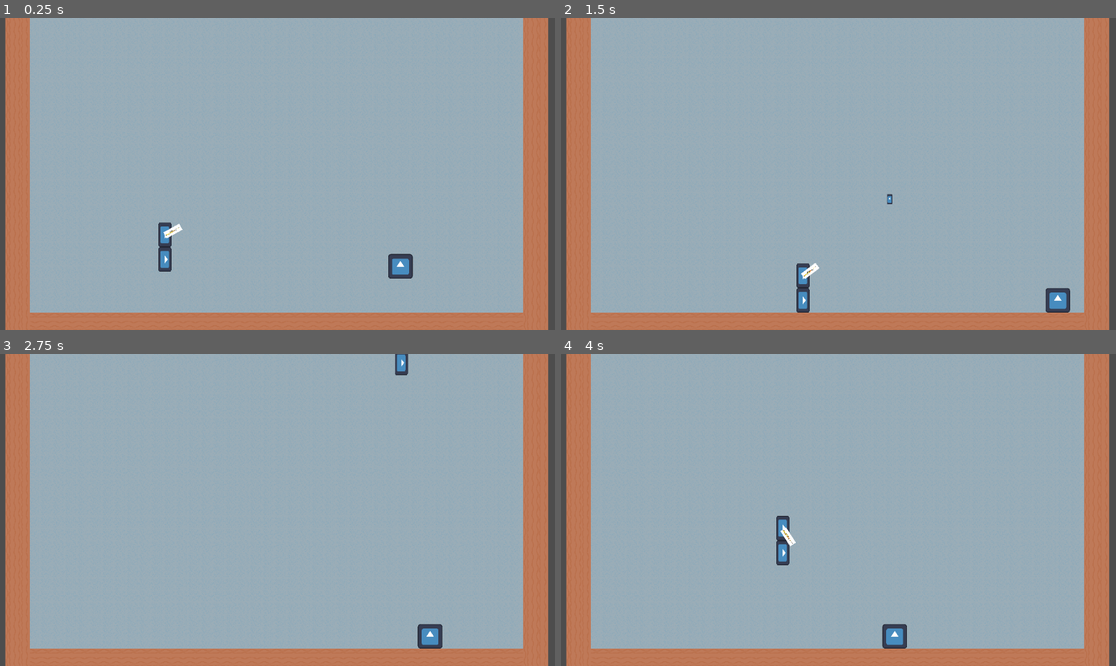
Above: before the commit, frames 1-4 (two rows, left to right).
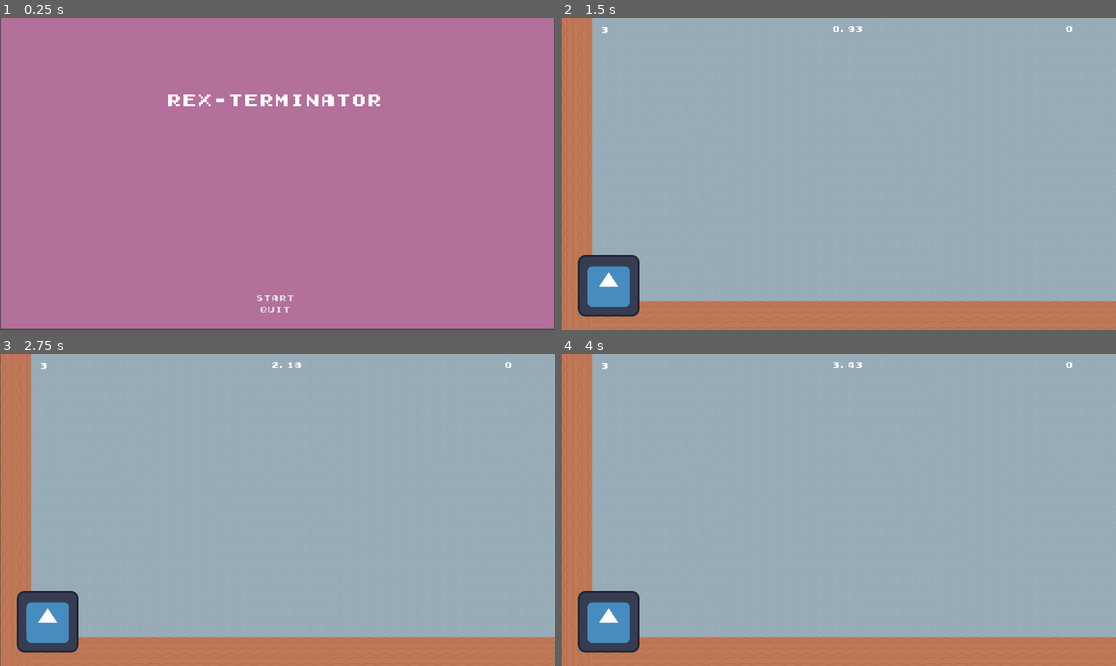
Above: after the commit, the same moments.

Repository: deruitda/ludum-dare-56
Game: Godot game, scene res://scenes/core/main.tscn
Same seed, same stepped clock (60 frames per second), same inputs: the game is played once before the commit and once after it. Before the commit the project starts from res://andrew_scene.tscn. The engine's default icon, where the game draws it, is replaced by a stand-in: a white triangle on a blue panel in a dark square.
Inputs (mouse positions are in pixels of both pictures, inside the frame that each line leads up to):
- Up to frame 1 (0.25 s): no input
- Up to frame 2 (1.5 s): click (838, 298) at 0.5 s, where only the run after the commit has a clickable "Start"; move the mouse to (960, 158) at 1.27 s; hold D (move_right) from 1.28 s (still down); click (960, 158) at 1.35 s
- Up to frame 3 (2.75 s): keep holding D (move_right); tap Space (jump) at 1.52, 2.27 s; move the mouse to (166, 525) at 2.02 s; click (166, 525) at 2.1 s
- Up to frame 4 (4 s): move the mouse to (894, 441) at 2.77 s; release D (move_right) at 2.78 s; hold A (move_left) 2.78-3.53 s; click (894, 441) at 2.85 s; move the mouse to (810, 572) at 3.52 s; hold D (move_right) from 3.53 s (still down); click (810, 572) at 3.6 s; tap Space (jump) at 3.77 s

The runs differ from the first frame. In frame 1, 100% of the frame differs, in the area x 0-100%, y 0-100%; in frame 2, 12%; in frame 3, 12%; in frame 4, 12%.

Commit message:
add main menu

Diff:
--- /dev/null
+++ b/assets/themes/default_theme.tres
@@ -0,0 +1,25 @@
+[gd_resource type="Theme" load_steps=7 format=3 uid="uid://cxwyw4x8t5r2v"]
+
+[ext_resource type="FontFile" uid="uid://6yc3wdou0g0t" path="res://assets/themes/fonts/Early GameBoy.ttf" id="1_7mkb5"]
+
+[sub_resource type="StyleBoxEmpty" id="StyleBoxEmpty_rjm50"]
+
+[sub_resource type="StyleBoxEmpty" id="StyleBoxEmpty_hdv24"]
+
+[sub_resource type="StyleBoxEmpty" id="StyleBoxEmpty_818pt"]
+
+[sub_resource type="StyleBoxEmpty" id="StyleBoxEmpty_xh58c"]
+
+[sub_resource type="StyleBoxEmpty" id="StyleBoxEmpty_n1guv"]
+
+[resource]
+default_font = ExtResource("1_7mkb5")
+default_font_size = 16
+Button/colors/font_focus_color = Color(0.126204, 0.562872, 0.585997, 1)
+Button/colors/font_hover_color = Color(0.310671, 0.962527, 0.901412, 1)
+Button/colors/font_pressed_color = Color(0, 0.321445, 0.321977, 1)
+Button/styles/disabled = SubResource("StyleBoxEmpty_rjm50")
+Button/styles/focus = SubResource("StyleBoxEmpty_hdv24")
+Button/styles/hover = SubResource("StyleBoxEmpty_818pt")
+Button/styles/normal = SubResource("StyleBoxEmpty_xh58c")
+Button/styles/pressed = SubResource("StyleBoxEmpty_n1guv")
--- a/globals/signal_bus.gd
+++ b/globals/signal_bus.gd
@@ -4,6 +4,7 @@
 
 signal player_kill()
 
+signal start_game()
 
 signal create_bullet(bullet: Bullet)
 
--- /dev/null
+++ b/level_loader.gd
@@ -0,0 +1,16 @@
+extends Node2D
+class_name LevelLoader
+
+@export var current_level : PackedScene
+
+# Called when the node enters the scene tree for the first time.
+func _ready() -> void:
+	SignalBus.start_game.connect(on_load_level) # Replace with function body.
+
+func on_load_level() -> void:
+	add_child(current_level.instantiate())
+	print("hei")
+
+# Called every frame. 'delta' is the elapsed time since the previous frame.
+func _process(delta: float) -> void:
+	pass
--- a/project.godot
+++ b/project.godot
@@ -11,7 +11,7 @@
 [application]
 
 config/name="ludum-dare-56"
-run/main_scene="res://andrew_scene.tscn"
+run/main_scene="res://scenes/core/main.tscn"
 config/features=PackedStringArray("4.3", "GL Compatibility")
 config/icon="res://icon.svg"
 
--- a/scenes/core/game_time.gd
+++ b/scenes/core/game_time.gd
@@ -2,17 +2,23 @@
 
 var time_elapsed := 0.0
 # You don't really need this
-var is_stopped := false
+var is_started := false
+
+func _ready() -> void:
+	SignalBus.start_game.connect(on_start_game)
+
+func on_start_game() -> void:
+	is_started = true
 
 func _process(delta: float) -> void:
-	if !is_stopped:
+	if is_started:
 		time_elapsed += delta
 		self.text = str(time_elapsed).pad_decimals(2)
 
 func reset() -> void:
 	# possibly save time_elapsed somewhere else before overriding it
 	time_elapsed = 0.0
-	is_stopped = false
+	is_started = false
 
 func stop() -> void:
-	is_stopped = true
+	is_started = true
--- /dev/null
+++ b/scenes/core/level_loader.tscn
@@ -0,0 +1,6 @@
+[gd_scene load_steps=2 format=3 uid="uid://bhjgx5gl1nmia"]
+
+[ext_resource type="Script" path="res://level_loader.gd" id="1_jduhx"]
+
+[node name="LevelLoader" type="Node2D"]
+script = ExtResource("1_jduhx")
--- a/scenes/core/main.tscn
+++ b/scenes/core/main.tscn
@@ -1,20 +1,20 @@
-[gd_scene load_steps=5 format=3 uid="uid://3tbnum67fnc7"]
+[gd_scene load_steps=6 format=3 uid="uid://3tbnum67fnc7"]
 
 [ext_resource type="PackedScene" uid="uid://56t0wxwth7ya" path="res://scenes/core/ui.tscn" id="1_7wot7"]
 [ext_resource type="PackedScene" uid="uid://dva4inhwc7dta" path="res://scenes/core/world.tscn" id="2_6cr2y"]
-[ext_resource type="PackedScene" uid="uid://cwaxfr5h3o4rx" path="res://scenes/levels/termite_extermination.tscn" id="3_ia4r3"]
-[ext_resource type="PackedScene" uid="uid://4k8n61opbif5" path="res://scenes/ui/game_timer.tscn" id="4_qetpn"]
+[ext_resource type="Script" path="res://scenes/core/ui.gd" id="2_ho8lm"]
+[ext_resource type="PackedScene" uid="uid://blk02h2fepm4b" path="res://scenes/core/start_menu.tscn" id="3_dmdf0"]
+[ext_resource type="Script" path="res://scenes/core/world.gd" id="4_6guud"]
 
 [node name="Main" type="Node2D"]
 
 [node name="Ui" parent="." instance=ExtResource("1_7wot7")]
+script = ExtResource("2_ho8lm")
+
+[node name="StartMenu" parent="Ui" instance=ExtResource("3_dmdf0")]
 
 [node name="World" parent="." instance=ExtResource("2_6cr2y")]
-
-[node name="TermiteExtermination2" parent="World" instance=ExtResource("3_ia4r3")]
-position = Vector2(1164, 155)
+script = ExtResource("4_6guud")
 
 [node name="Camera2D" type="Camera2D" parent="World"]
 position = Vector2(575, -328)
-
-[node name="GameTimer" parent="." instance=ExtResource("4_qetpn")]
--- /dev/null
+++ b/scenes/core/start_menu.gd
@@ -0,0 +1,28 @@
+extends Control
+
+
+@onready var buttons_v_box = $ButtonsVbox
+
+func _ready() -> void:
+	focus_button()
+
+func _on_start_game_button_pressed() -> void:
+	SignalBus.start_game.emit()
+	hide()
+
+func _on_quit_button_pressed() -> void:
+	get_tree().quit()
+
+func _on_visibility_changed() -> void:
+	if visible:
+		focus_button()
+
+func focus_button() -> void:
+	if buttons_v_box:
+		var button: Button = buttons_v_box.get_child(0)
+		if button is Button:
+			button.grab_focus()
+
+# Called every frame. 'delta' is the elapsed time since the previous frame.
+func _process(delta: float) -> void:
+	pass
--- /dev/null
+++ b/scenes/core/start_menu.tscn
@@ -0,0 +1,79 @@
+[gd_scene load_steps=3 format=3 uid="uid://blk02h2fepm4b"]
+
+[ext_resource type="Theme" uid="uid://cxwyw4x8t5r2v" path="res://assets/themes/default_theme.tres" id="1_lxcwl"]
+[ext_resource type="Script" path="res://scenes/core/start_menu.gd" id="2_tg1ip"]
+
+[node name="StartMenu" type="Control"]
+layout_mode = 3
+anchors_preset = 0
+offset_left = 2.0
+offset_top = -105.0
+offset_right = 1002.0
+offset_bottom = 645.0
+theme = ExtResource("1_lxcwl")
+script = ExtResource("2_tg1ip")
+
+[node name="ColorRect" type="ColorRect" parent="."]
+layout_mode = 1
+anchors_preset = 15
+anchor_right = 1.0
+anchor_bottom = 1.0
+offset_top = 103.0
+offset_right = 148.0
+grow_horizontal = 2
+grow_vertical = 2
+color = Color(0.704067, 0.43784, 0.601708, 1)
+
+[node name="MarginContainer" type="MarginContainer" parent="."]
+layout_mode = 1
+anchors_preset = 15
+anchor_right = 1.0
+anchor_bottom = 1.0
+offset_top = 98.0
+offset_right = 143.0
+offset_bottom = 3.0
+grow_horizontal = 2
+grow_vertical = 2
+theme_override_constants/margin_left = 32
+theme_override_constants/margin_top = 32
+theme_override_constants/margin_right = 32
+theme_override_constants/margin_bottom = 32
+
+[node name="VBoxContainer" type="VBoxContainer" parent="MarginContainer"]
+layout_mode = 2
+alignment = 1
+
+[node name="Label" type="Label" parent="MarginContainer/VBoxContainer"]
+layout_mode = 2
+size_flags_vertical = 3
+theme_override_font_sizes/font_size = 32
+text = "Rex-terminator"
+horizontal_alignment = 1
+vertical_alignment = 1
+
+[node name="ButtonsVBox" type="VBoxContainer" parent="MarginContainer/VBoxContainer"]
+unique_name_in_owner = true
+layout_mode = 2
+size_flags_vertical = 10
+
+[node name="StartButton" type="Button" parent="MarginContainer/VBoxContainer/ButtonsVBox"]
+layout_mode = 2
+focus_neighbor_top = NodePath("../QuitButton")
+focus_neighbor_bottom = NodePath("../QuitButton")
+focus_next = NodePath("../QuitButton")
+focus_previous = NodePath("../QuitButton")
+text = "Start
+"
+
+[node name="QuitButton" type="Button" parent="MarginContainer/VBoxContainer/ButtonsVBox"]
+layout_mode = 2
+focus_neighbor_top = NodePath("../StartButton")
+focus_neighbor_bottom = NodePath("../StartButton")
+focus_next = NodePath("../StartButton")
+focus_previous = NodePath("../StartButton")
+text = "Quit
+"
+
+[connection signal="visibility_changed" from="." to="." method="_on_visibility_changed"]
+[connection signal="pressed" from="MarginContainer/VBoxContainer/ButtonsVBox/StartButton" to="." method="_on_start_game_button_pressed"]
+[connection signal="pressed" from="MarginContainer/VBoxContainer/ButtonsVBox/QuitButton" to="." method="_on_quit_button_pressed"]
--- /dev/null
+++ b/scenes/core/ui.gd
@@ -0,0 +1,10 @@
+extends CanvasLayer
+class_name UI
+
+# Called when the node enters the scene tree for the first time.
+func _ready() -> void:
+	pass # Replace with function body.
+
+# Called every frame. 'delta' is the elapsed time since the previous frame.
+func _process(delta: float) -> void:
+	pass
--- a/scenes/core/ui.tscn
+++ b/scenes/core/ui.tscn
@@ -1,5 +1,6 @@
-[gd_scene load_steps=6 format=3 uid="uid://56t0wxwth7ya"]
+[gd_scene load_steps=7 format=3 uid="uid://56t0wxwth7ya"]
 
+[ext_resource type="Theme" uid="uid://cxwyw4x8t5r2v" path="res://assets/themes/default_theme.tres" id="1_6lw3b"]
 [ext_resource type="Script" path="res://scenes/core/game_time.gd" id="1_kc8fq"]
 [ext_resource type="Script" path="res://scenes/core/hp.gd" id="2_83q50"]
 [ext_resource type="Script" path="res://scenes/core/kill_count.gd" id="3_cgw1v"]
@@ -22,6 +23,7 @@
 offset_top = 12.0
 offset_right = 392.0
 offset_bottom = 35.0
+theme = ExtResource("1_6lw3b")
 text = "0
 "
 horizontal_alignment = 1
@@ -39,6 +41,7 @@
 offset_top = 10.0
 offset_right = 64.0
 offset_bottom = 33.0
+theme = ExtResource("1_6lw3b")
 text = "3"
 horizontal_alignment = 1
 script = ExtResource("2_83q50")
@@ -55,6 +58,7 @@
 offset_top = 3.0
 offset_right = 57.0
 offset_bottom = 26.0
+theme = ExtResource("1_6lw3b")
 text = "0"
 horizontal_alignment = 1
 script = ExtResource("3_cgw1v")
--- /dev/null
+++ b/scenes/core/world.gd
@@ -0,0 +1,14 @@
+extends Node2D
+
+@export var main_menu : PackedScene
+
+
+
+# Called when the node enters the scene tree for the first time.
+func _ready() -> void:
+	pass # Replace with function body.
+
+
+# Called every frame. 'delta' is the elapsed time since the previous frame.
+func _process(delta: float) -> void:
+	pass
--- a/scenes/core/world.tscn
+++ b/scenes/core/world.tscn
@@ -1,3 +1,9 @@
-[gd_scene format=3 uid="uid://dva4inhwc7dta"]
+[gd_scene load_steps=3 format=3 uid="uid://dva4inhwc7dta"]
+
+[ext_resource type="PackedScene" uid="uid://bhjgx5gl1nmia" path="res://scenes/core/level_loader.tscn" id="1_v1j8c"]
+[ext_resource type="PackedScene" uid="uid://cwaxfr5h3o4rx" path="res://scenes/levels/termite_extermination.tscn" id="2_b16em"]
 
 [node name="World" type="Node2D"]
+
+[node name="LevelLoader" parent="." instance=ExtResource("1_v1j8c")]
+current_level = ExtResource("2_b16em")
--- a/scenes/ui/game_timer.tscn
+++ /dev/null
@@ -1,22 +0,0 @@
-[gd_scene load_steps=2 format=3 uid="uid://4k8n61opbif5"]
-
-[sub_resource type="GDScript" id="GDScript_7tx0b"]
-script/source = "class_name GameTimer
-
-extends Node2D
-
-# Called when the node enters the scene tree for the first time.
-func _ready() -> void:
-	pass # Replace with function body.
-
-
-# Called every frame. 'delta' is the elapsed time since the previous frame.
-func _process(delta: float) -> void:
-	pass
-"
-
-[node name="GameTimer" type="Node2D"]
-script = SubResource("GDScript_7tx0b")
-
-[node name="Timer" type="Timer" parent="."]
-autostart = true
Binary file added: assets/themes/fonts/Early GameBoy.ttf
Not shown, added: assets/themes/fonts/Early GameBoy.ttf.import
